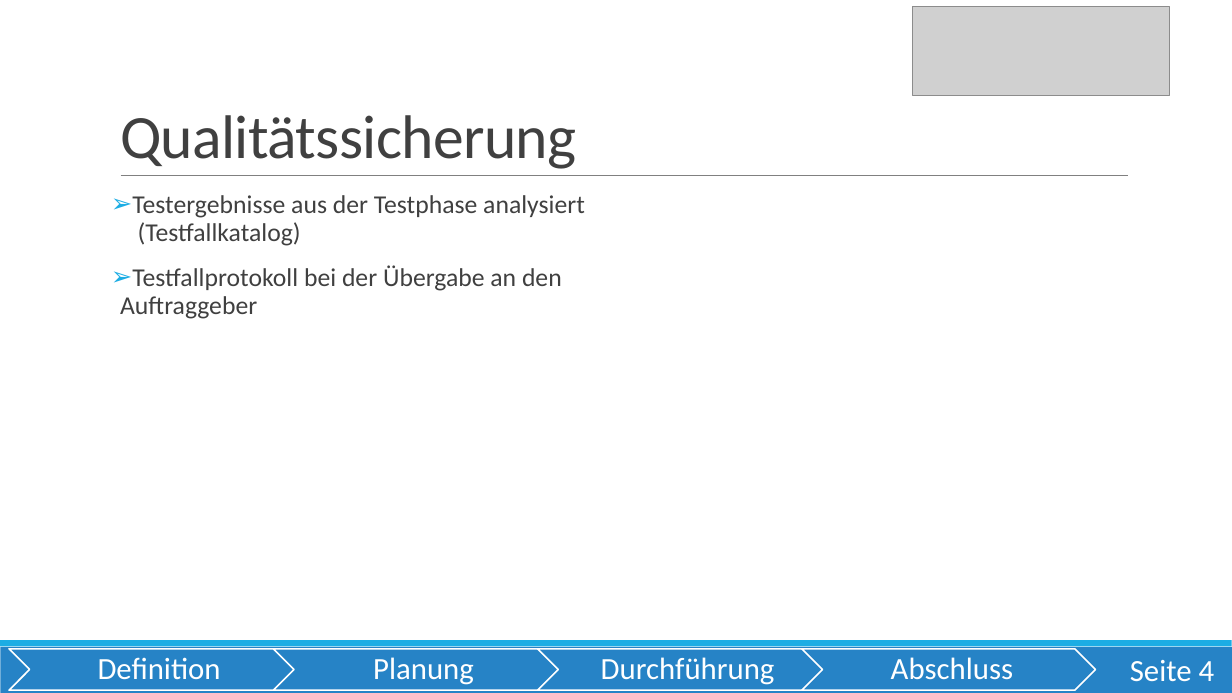
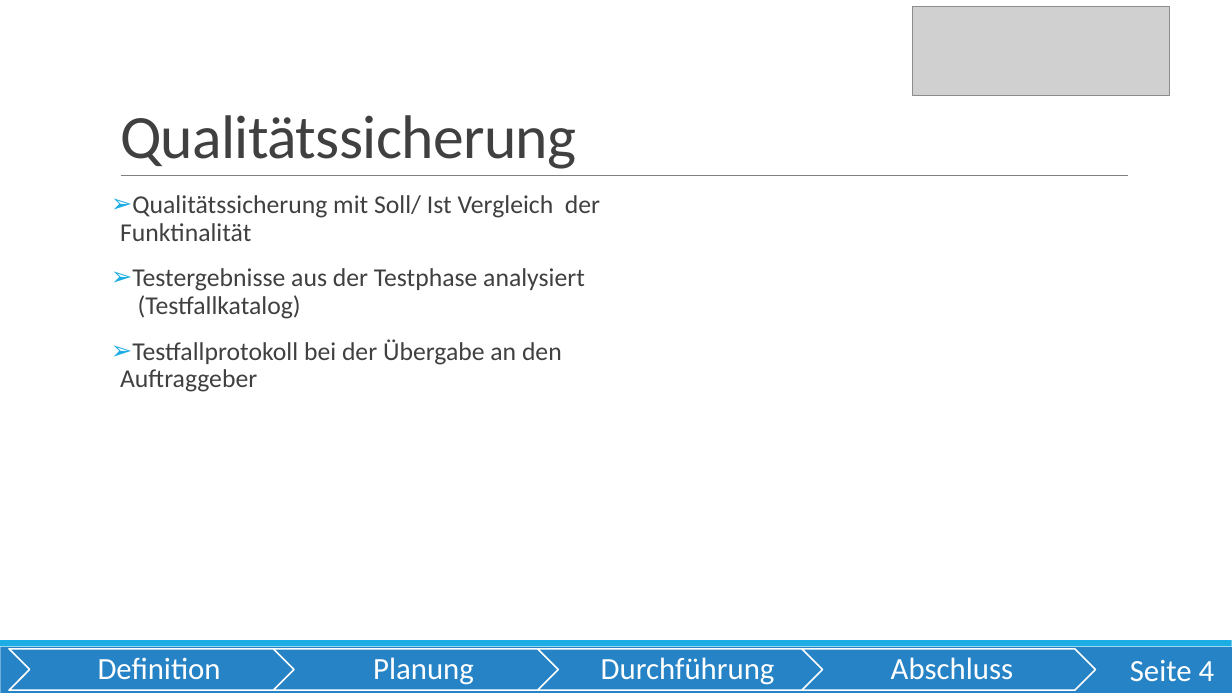
Before and after one commit to OberstufenprojektVOIP/OSP_VOIP, a slide deck: slide 4 of Pr-sentation/Präsi Tim Abschluss.pptx. Drawn at 1232x693 pixels with LibreOffice and Linux fonts; fonts in the diff are those of the drawing; grey boxes stand for pictures. Boxes give left, top, right and bottom in pixels: in the first picture for what was removed or moved away, otherwise in the second. Text is boxed around its words. In the diff, an @@ line names an element or a change of style, - is before the commit and + after.

```diff
--- a/Pr-sentation/Präsi Tim Abschluss.pptx
+++ b/Pr-sentation/Präsi Tim Abschluss.pptx
@@ text at (x1=120, y1=195, x2=600, y2=241): paragraph added @@
+➢ Qualitätssicherung mit Soll/ Ist Vergleich der Funktinalität
```
